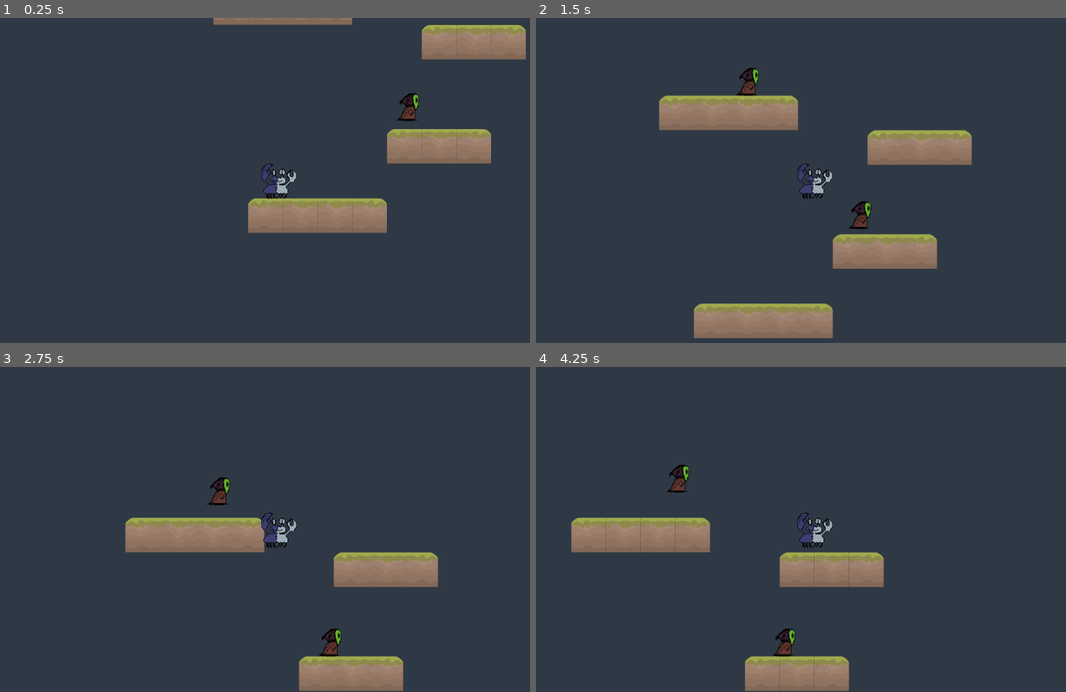
Above: before the commit, frames 1-4 (two rows, left to right).
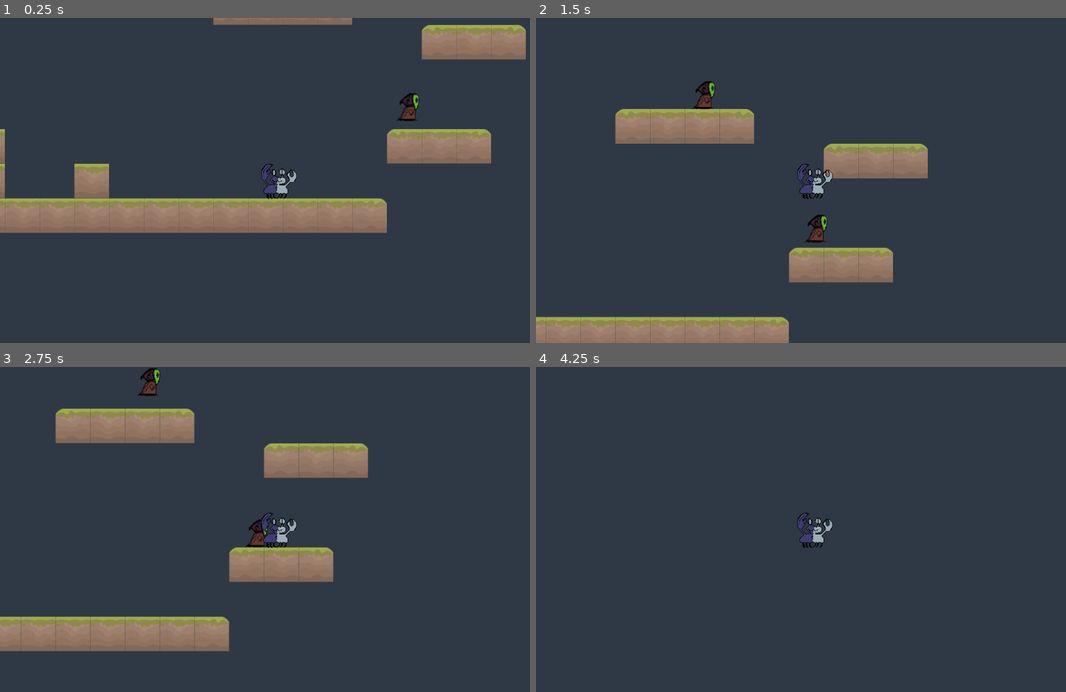
Above: after the commit, the same moments.

Repository: Alhrath/babelito
Game: Godot game, scene res://src/level/0.tscn
The game is run twice, just before and just after one commit, with the same random seed, the same clock (stepped at 60 frames per second) and the same inputs.
Inputs:
- Up to frame 1 (0.25 s): no input
- Up to frame 2 (1.5 s): hold Up (ui_up) 0.53-1.28 s; hold Right (ui_right) from 0.53 s (still down); tap Up (ui_up) at 1.35 s
- Up to frame 3 (2.75 s): tap Up (ui_up) at 1.52, 1.82 s; release Right (ui_right) at 2.03 s; hold Left (ui_left) from 2.03 s (still down); hold Up (ui_up) from 2.03 s (still down)
- Up to frame 4 (4.25 s): release Left (ui_left) at 2.78 s; release Up (ui_up) at 2.78 s; hold Right (ui_right) from 2.78 s (still down); tap Up (ui_up) at 2.85, 3.02, 3.32 s; hold Up (ui_up) from 3.53 s (still down)

The runs differ from the first frame. In frame 1, 5.9% of the frame differs, in the area x 0-54%, y 34-67%; in frame 2, 15%; in frame 3, 19%, in the area x 0-83%, y 0-100%; in frame 4, 7.4%.

Commit message:
added jump touch differenciation

Diff:
--- a/Babelito/project.godot
+++ b/Babelito/project.godot
@@ -23,6 +23,15 @@
 
 globals="*res://src/engine/singleton/globals.gd"
 
+[input]
+
+jump={
+"deadzone": 0.5,
+"events": [ Object(InputEventKey,"resource_local_to_scene":false,"resource_name":"","device":0,"alt":false,"shift":false,"control":false,"meta":false,"command":false,"pressed":false,"scancode":16777232,"unicode":0,"echo":false,"script":null)
+, Object(InputEventKey,"resource_local_to_scene":false,"resource_name":"","device":0,"alt":false,"shift":false,"control":false,"meta":false,"command":false,"pressed":false,"scancode":32,"unicode":0,"echo":false,"script":null)
+ ]
+}
+
 [rendering]
 
 environment/default_clear_color=Color( 0.188235, 0.227451, 0.27451, 1 )
--- a/Babelito/src/engine/singleton/globals.gd
+++ b/Babelito/src/engine/singleton/globals.gd
@@ -2,11 +2,11 @@
 
 var UP = Vector2(0,-1)
 
-var GRAVITY = 15
+var GRAVITY = 900
 var MAXFALLSPEED = 1500
 
-var JUMP_FORCE = 640
-var ACCELERATION = 175
-var DECELERATION = 0.1
+var JUMP_FORCE = 666
+var ACCELERATION = 325
+var DECELERATION = 0.2
 
 var AI_WAIT_TIME = 1.0
--- a/Babelito/src/entity/entity.gd
+++ b/Babelito/src/entity/entity.gd
@@ -9,10 +9,13 @@
 
 var motion = Vector2()
 
+
+
+
 func _physics_process(delta):
 
 	# GRAVITY
-	motion.y += gravity
+	motion.y += gravity * delta
 	if motion.y > maxfallspeed:
 		motion.y = maxfallspeed
 	motion = move_and_slide(motion,globals.UP)
@@ -20,11 +23,12 @@
 func jump():
 	motion.y = -jump_force
 
+
 func move_left():
-	motion.x = -(acceleration)
+	motion.x = -acceleration
 
 func move_right():
-	motion.x = (acceleration)
+	motion.x = acceleration
 
 func no_move():
 	motion.x = lerp(motion.x, 0, deceleration)
--- a/Babelito/src/entity/player/player.gd
+++ b/Babelito/src/entity/player/player.gd
@@ -1,13 +1,17 @@
 extends "../entity.gd"
 
 func _input(event):
-	if is_on_floor () and event.is_action_pressed("ui_up"):
+	if is_on_floor () and event.is_action_pressed("jump"):
 		jump()
 
 func _physics_process(delta):
 	if  Input.is_action_pressed("ui_left"):
 		move_left()
 
+	#permet de donner des différences de saut variable (si appuyé longtemps fait une certaine hauteur, si tap saute à une hauteur plus courte)
+	if Input.is_action_just_released("jump") && motion.y < 0 :
+		motion.y = 0
+
 	elif Input.is_action_pressed("ui_right"):
 		move_right()
 
--- a/Babelito/src/level/0.tscn
+++ b/Babelito/src/level/0.tscn
@@ -14,7 +14,7 @@
 [node name="Cute" type="TileMap" parent="."]
 tile_set = ExtResource( 2 )
 format = 1
-tile_data = PoolIntArray( -262145, 2, 0, -327680, 3, 0, -327679, 3, 0, -327678, 4, 0, -262139, 2, 0, -262138, 3, 0, -262137, 4, 0, -65532, 2, 0, -65531, 3, 0, -65530, 4, 0, 65536, 2, 0, 65537, 3, 0, 65538, 3, 0, 65539, 4, 0 )
+tile_data = PoolIntArray( -262145, 2, 0, -327680, 3, 0, -327679, 3, 0, -327678, 4, 0, -262139, 2, 0, -262138, 3, 0, -262137, 4, 0, -131084, 3, 0, -65548, 3, 0, -65546, 3, 0, -12, 3, 0, -10, 3, 0, -8, 3, 0, -65532, 2, 0, -65531, 3, 0, -65530, 4, 0, 65524, 3, 0, 65526, 3, 0, 65528, 3, 0, 65531, 3, 0, 131060, 3, 0, 131061, 3, 0, 131062, 3, 0, 131063, 3, 0, 131064, 3, 0, 131065, 3, 0, 131066, 3, 0, 131067, 3, 0, 131068, 3, 0, 131069, 3, 0, 131070, 3, 0, 131071, 3, 0, 65536, 3, 0, 65537, 3, 0, 65538, 3, 0, 65539, 4, 0 )
 
 [node name="Death" parent="." instance=ExtResource( 3 )]
 position = Vector2( 293.561, -137.331 )
